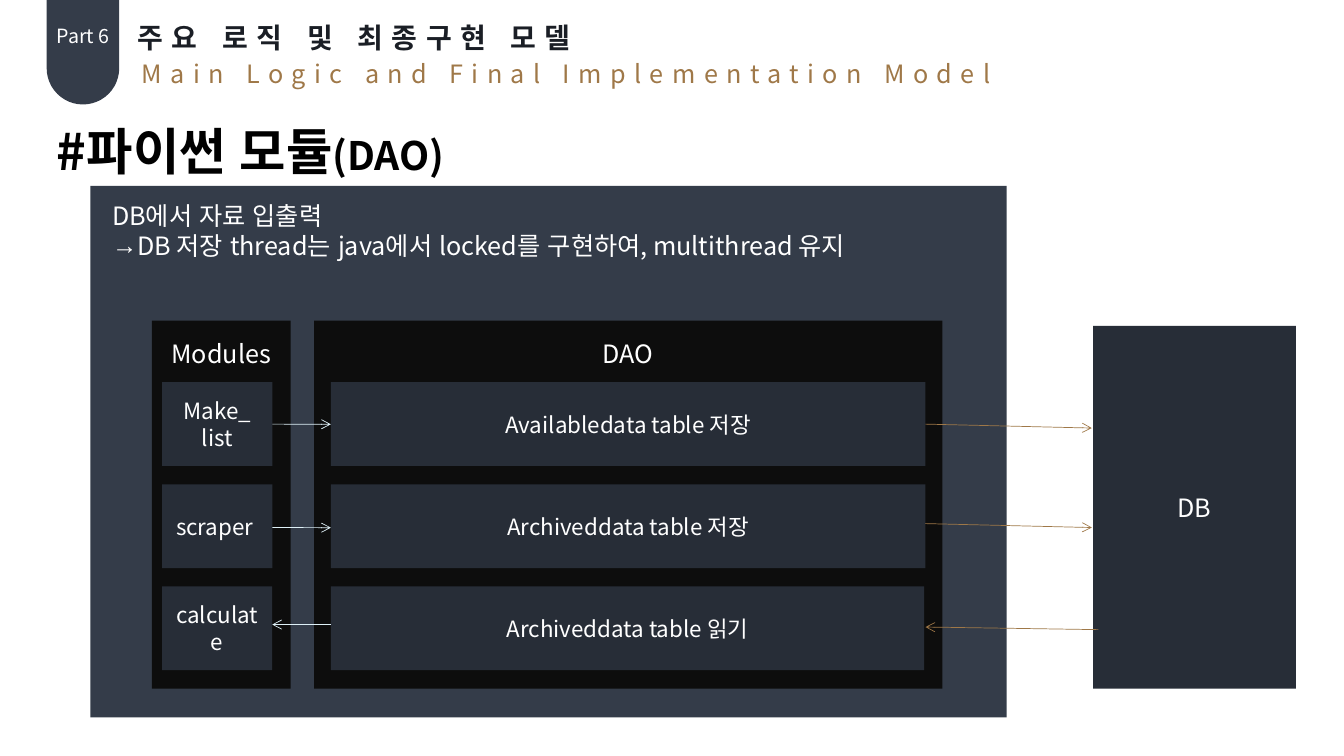
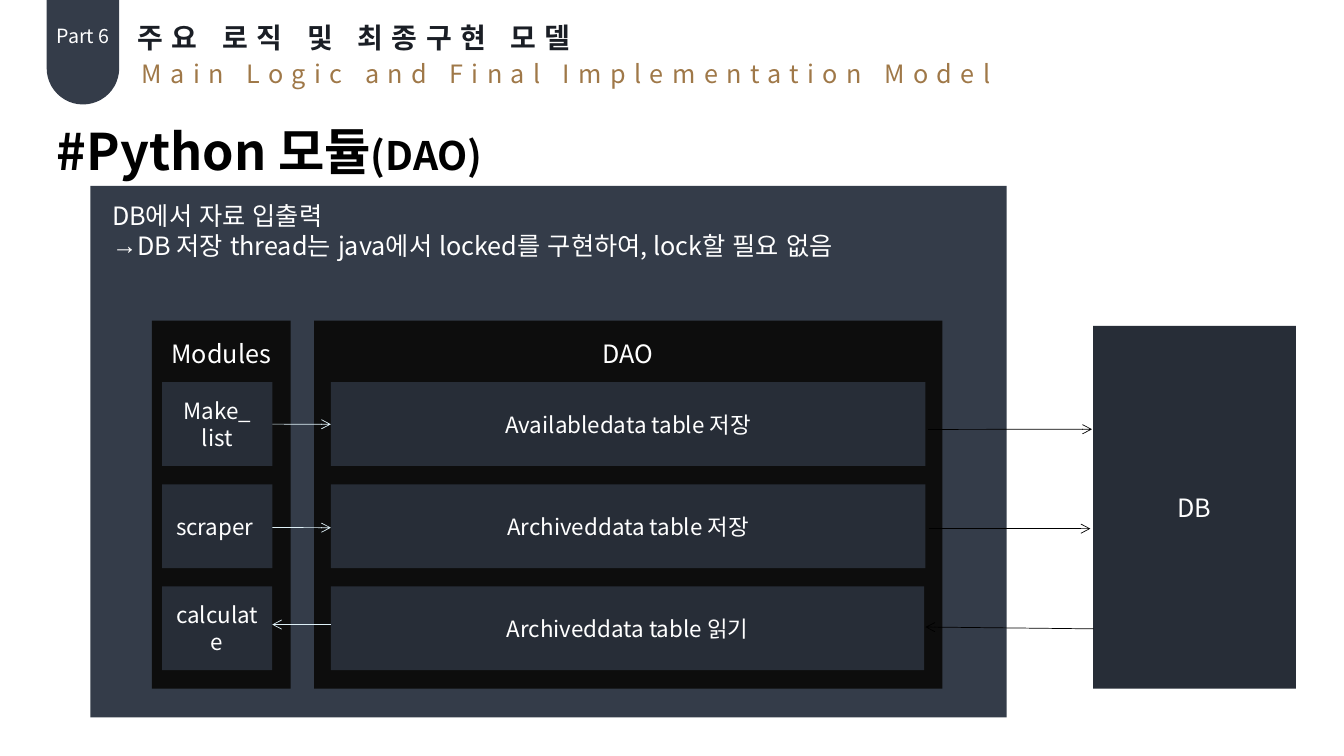
Before and after one commit to Hoonys101/bigdata, a slide deck: slide 31 of 최종.pptx (slide 28 before the commit). Drawn at 1344x756 pixels with LibreOffice and Linux fonts; fonts in the diff are those of the drawing. Boxes give left, top, right and bottom in pixels: in the first picture for what was removed or moved away, otherwise in the second. Text is boxed around its words. In the diff, an @@ line names an element or a change of style, - is before the commit and + after.

```diff
--- a/최종.pptx
+++ b/최종.pptx
@@ text at bbox=[57, 129, 483, 182]: text changed @@
-#파이썬 모듈(DAO)
+#Python 모듈(DAO)
@@ text at bbox=[137, 234, 832, 261]: text changed @@
-→ DB 저장 thread는 java에서 locked를 구현하여, multithread 유지
+→ DB 저장 thread는 java에서 locked를 구현하여, lock할 필요 없음
@@ arrow moved from (926, 424) - (1092, 429) to (929, 430) - (1092, 430) @@
@@ arrow (929, 430) - (1092, 430): stroke #9F7848 0.5 pt to #000000 0.5 pt @@
@@ arrow moved from (926, 523) - (1092, 527) to (929, 528) - (1091, 528) @@
@@ arrow (929, 528) - (1091, 528): stroke #9F7848 0.5 pt to #000000 0.5 pt @@
@@ arrow moved from (1099, 630) - (926, 627) to (1094, 629) - (926, 627) @@
@@ arrow (1094, 629) - (926, 627): stroke #9F7848 0.5 pt to #000000 0.5 pt @@
```
Also in this commit, not shown: 32 other slides changed, 3 slides added.
